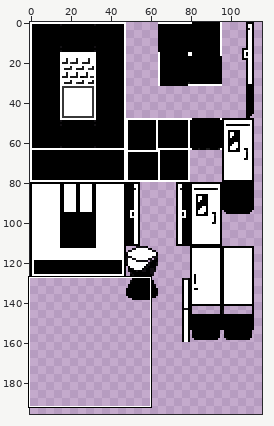
File history of a sprite sheet, assets/tilesets/tilemap_thiccwall.png. Above, an overview of the earlier version with the close-up marked.
Close-up. Before the edit:
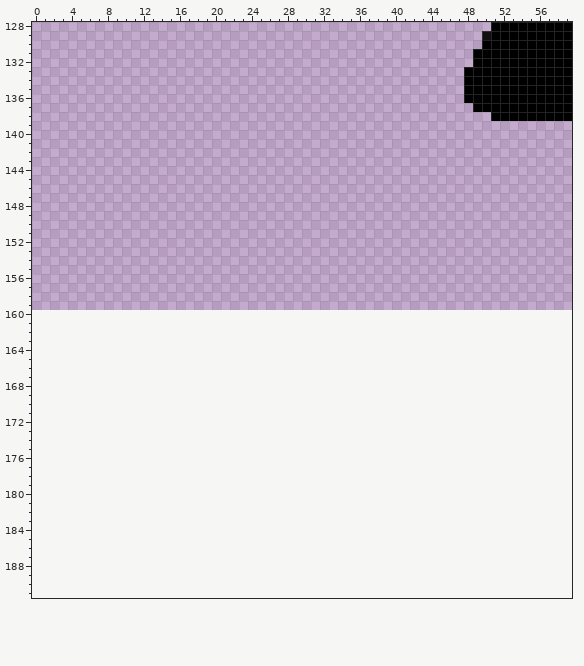
The file is 112x160 pixels. Colours within 5 levels of each other are drawn and written as one. Shown: x 0..59, y 128..191. The old version is drawn lined up with the new one, on the new canvas. The wide view leaves out empty margins.
Once edited:
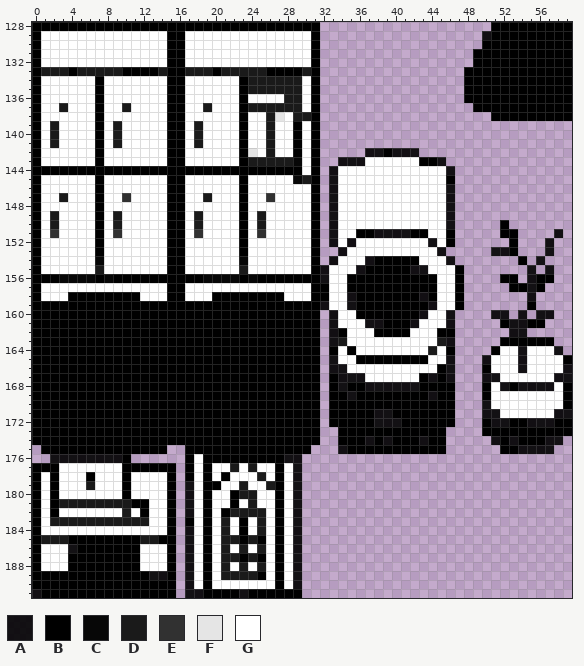
Palette (. is transparent): A #000000e6  B #000000  C #070707  D #1a1a1a  E #313131  F #e5e5e5  G #ffffff
The edit:
canvas 112x160 -> 224x320
@@ x 0..59 @@
-128 ...................................................BBBBBBBBB
-129 ..................................................ABBBBBBBBB
-130 ..................................................BBBBBBBBBB
-131 .................................................BBBBBBBBBBB
-132 .................................................BBBBBBBBBBB
-133 ................................................BBBBBBBBBBBB
-134 ................................................BBBBBBBBBBBB
-135 ................................................BBBBBBBBBBBB
-136 ................................................BBBBBBBBBBBB
-137 .................................................BBBBBBBBBBB
-138 ...................................................BBBBBBBBB
-139 ............................................................
-140 ............................................................
-141 ............................................................
-142 ............................................................
-143 ............................................................
-144 ............................................................
-145 ............................................................
-146 ............................................................
-147 ............................................................
-148 ............................................................
-149 ............................................................
-150 ............................................................
-151 ............................................................
-152 ............................................................
-153 ............................................................
-154 ............................................................
-155 ............................................................
-156 ............................................................
-157 ............................................................
-158 ............................................................
-159 ............................................................
-160 ............................................................
-161 ............................................................
-162 ............................................................
-163 ............................................................
-164 ............................................................
-165 ............................................................
-166 ............................................................
-167 ............................................................
-168 ............................................................
-169 ............................................................
-170 ............................................................
-171 ............................................................
-172 ............................................................
-173 ............................................................
-174 ............................................................
-175 ............................................................
-176 ............................................................
-177 ............................................................
-178 ............................................................
-179 ............................................................
-180 ............................................................
-181 ............................................................
-182 ............................................................
-183 ............................................................
-184 ............................................................
-185 ............................................................
-186 ............................................................
-187 ............................................................
-188 ............................................................
-189 ............................................................
-190 ............................................................
-191 ............................................................
+128 BBBBBBBBBBBBBBBBBBBBBBBBBBBBBBBB...................BBBBBBBBB
+129 BGGGGGGGGGGGGGGBBGGGGGGGGGGGGGGB..................ABBBBBBBBB
+130 BGGGGGGGGGGGGGGBBGGGGGGGGGGGGGGB..................BBBBBBBBBB
+131 BGGGGGGGGGGGGGGBBGGGGGGGGGGGGGGB.................BBBBBBBBBBB
+132 BGGGGGGGGGGGGGGBBGGGGGGGGGGGGGGB.................BBBBBBBBBBB
+133 BDDDBDDDDDBBBBDBBDDDBDDDDDBBBBDB................BBBBBBBBBBBB
+134 BGGGGGGBGGGGGGGBBGGGGGGBDDDDDDGB................BBBBBBBBBBBB
+135 BGGGGGGBGGGGGGGBBGGGGGGBDDDDDDGB................BBBBBBBBBBBB
+136 BGGGGGGBGGGGGGGBBGGGGGGBGGGGDDGB................BBBBBBBBBBBB
+137 BGGDGGGBGGDGGGGBBGGDGGGBDDDDDDGB.................BBBBBBBBBBB
+138 BGGGGGGBGGGGGGGBBGGGGGGBGGDFGDDB...................BBBBBBBBB
+139 BGDGGGGBGDGGGGGBBGDGGGGBGGDGGBGB............................
+140 BGDGGGGBGDGGGGGBBGDGGGGBGGDGGBGB............................
+141 BGDGGGGBGDGGGGGBBGDGGGGBGGDGGBGB............................
+142 BGGGGGGBGGGGGGGBBGGGGGGBFGDGGBGB.....AABAAA.................
+143 BGGGGGGBGGGGGGGBBGGGGGGBDDDDDCGB..AAAGGGGGGBBA..............
+144 BBBBBBBBBBBBBBBBBBBBBBBBBBBBBBGB.AGGGGGGGGGGGGA.............
+145 BGGGGGGBGGGGGGGBBGGGGGGBGGGGGCDB.AGGGGGGGGGGGGB.............
+146 BGGGGGGBGGGGGGGBBGGGGGGBGGGGGGGB.AGGGGGGGGGGGGA.............
+147 BGGDGGGBGGEGGGGBBGGDGGGBGGEGGGGB.AGGGGGGGGGGGGA.............
+148 BGGGGGGBGGGGGGGBBGGGGGGBGGGGGGGB.AGGGGGGGGGGGGA.............
+149 BGDGGGGBGDGGGGGBBGDGGGGBGDGGGGGB.AGGGGGGGGGGGGA.............
+150 BGDGGGGBGDGGGGGBBGDGGGGBGDGGGGGB.AGGGGGGGGGGGGA.....B.......
+151 BGEGGGGBGEGGGGGBBGEGGGGBGEGGGGGB.AGGBBAAAABBGGB.....BB....A.
+152 BGGGGGGBGGGGGGGBBGGGGGGBGGGGGGGB.AGAGGGGGGGGAGB......B...A..
+153 BGGGGGGBGGGGGGGBBGGGGGGBGGGGGGGB..AGGGGGGGGGGA.....AAB...A..
+154 BGGGGGGCGGGGGGGBBGGGGGGCGGGGGGGB.AGGGABBBBBGGGA.......B.A...
+155 BGGGGGGDGGGGGGGBBGGGGGGDGGGGGGGBAGGGABBBBBAAGGGB.......A.A..
+156 BBBCCCCBCBBBBBBBBBBCCCCBCBBBBBBBAGGBBBBBBBBBBGGB....BB.ABB..
+157 BGGGGGGGGGGGGGGBBGGGGGGGGGGGGGGBBGGBBBBBBBBBBGGB.....BBAB...
+158 BGGGBBBBBBBBGGGBBGGGBBBBBBBBGGGBBGGABBBBBBBABGGB.......A....
+159 BBBBBBBBBBBBBBBBBBBBBBBBBBBBBBBBAGGABBBBBBBBAGGB.......B....
+160 BBBBBBBBBBBBBBBBBBBBBBBBBBBBBBBB.AGGBBBBBBBAGGA....AA.A.AA..
+161 BBBBBBBBBBBBBBBBBBBBBBBBBBBBBBBB.AGGGAABBBAGGGA.....BAABB...
+162 BBBBBBBBBBBBBBBBBBBBBBBBBBBBBBBB.ABGGGBBBBGGGBB......AA.....
+163 BBBBBBBBBBBBBBBBBBBBBBBBBBBBBBBB.ADGGGGGGGGGGDA.....BBBBBB..
+164 BBBBBBBBBBBBBBBBBBBBBBBBBBBBBBBB.BGBGGGGGGGGDGB....BGGAGGGA.
+165 BBBBBBBBBBBBBBBBBBBBBBBBBBBBBBBB.AGGBBBBBBBBGGA...AGGGAGGGGB
+166 BBBBBBBBBBBBBBBBBBBBBBBBBBBBBBBB.AAGGGGGGGGGGBA...BGGGAGGGGA
+167 BBBBBBBBBBBBBBBBBBBBBBBBBBBBBBBB.BAAAGGGGGGBABA...AAGGGGGGAA
+168 BBBBBBBBBBBBBBBBBBBBBBBBBBBBBBBB.BABBAAAAAABBBB...BGABAAAAGB
+169 BBBBBBBBBBBBBBBBBBBBBBBBBBBBBBBB.BBABBBBBBBBABB...BGGGGGGGGB
+170 BBBBBBBBBBBBBBBBBBBBBBBBBBBBBBBB.BBBBBBBBBBBBBB...AGGGGGGGGB
+171 BBBBBBBBBBBBBBBBBBBBBBBBBBBBBBBB.BBBBBAABBBBBBB...AAGGGGGGAA
+172 BBBBBBBBBBBBBBBBBBBBBBBBBBBBBBBB.BBBBBAAABBBBBB...BAABBAAABB
+173 BBBBBBBBBBBBBBBBBBBBBBBBBBBBBBBB..BBBBBBBBBBBB....BBBBBBBBBB
+174 BBBBBBBBBBBBBBBBBBBBBBBBBBBBBBBB..BBBABABBBABB.....ABABBBAA.
+175 .BBBBBBBBBBBBBB..BBBBBBBBBBBBBB...ABBBBBBBBBBB......BBAAAA..
+176 ..AAAAAAAAB......BGBBBBBBBBBAA..............................
+177 BBBGGGGGGGBBBBBB.BGBGGDGDGGBGA..............................
+178 BGBGGGBGGGBGGGGB.BGBGBGGGDGBGA..............................
+179 BGBGGGDGGGBGGGGB.AGBBGGDGGDBGA..............................
+180 BGBGGGGGGGBGGGGB.AGBGGBDDGGBGA..............................
+181 BGBDDDDDDDDBBGGB.AGBGGBGDGGBGA..............................
+182 BGBGGGGGGGDGBGGB.AGBGBDDDDGBGA..............................
+183 BGDDDDDDDDDDDGGB.BGBGDGBGDGBGA..............................
+184 BGGGGGGGGGGGGGGB.AGBGDGBGDGBGA..............................
+185 BDDDBBBBBBBBDDBB.AGBGDDBDBGBGA..............................
+186 BGGGABBBBBBBGGGB.AGBGDGDGDGBGA..............................
+187 BGGGBBBBBBBBGGGB.AGBGDDBDBGBGA..............................
+188 BGGGBBBBBBBBGGGB.AGBGDGDGDGBGA..............................
+189 BBBBBBBBBBBBBAAB.AGBGDDDDBGBGA..............................
+190 BBBBBBBBBBBBBBBB.AGBGGGGGGGBGA..............................
+191 ABBBBBBBBBBBBBBB.AABBBBABBBBBB..............................
